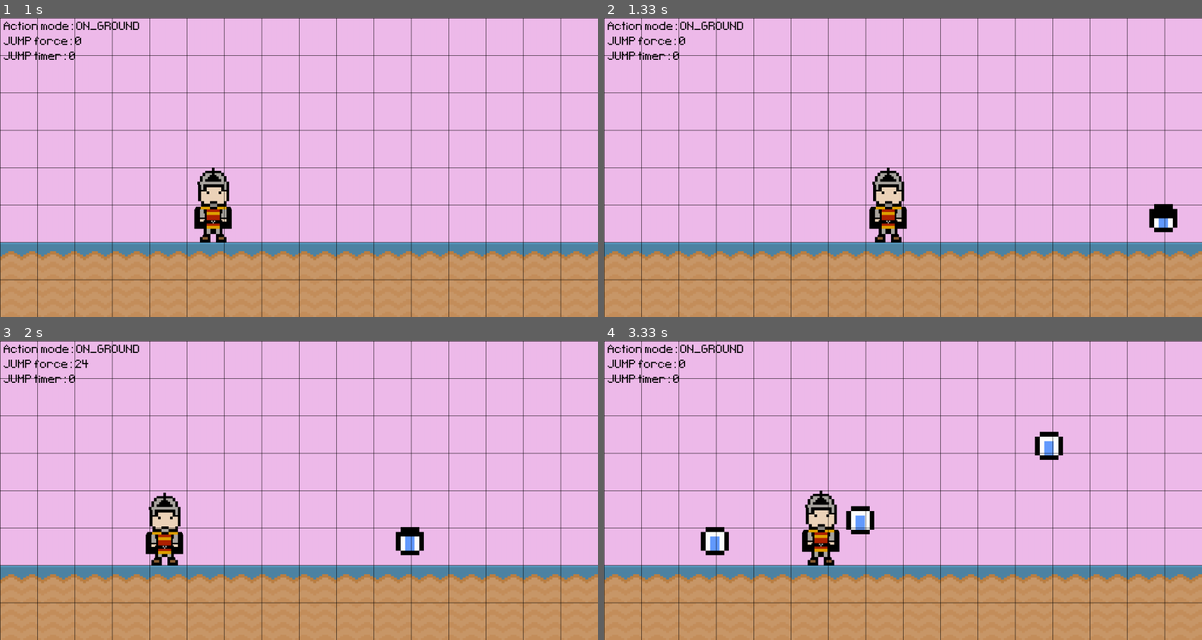
Above: before the commit, frames 1-4 (two rows, left to right).
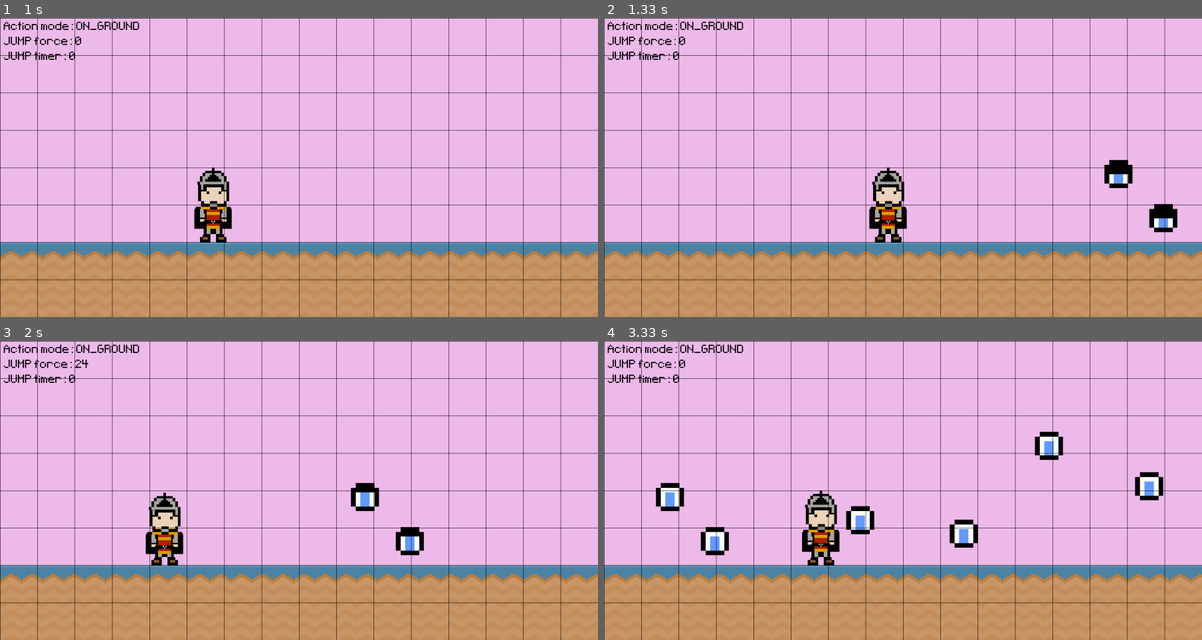
Above: after the commit, the same moments.

Repository: alo40/pygame_pininos
Game: pygame game, started from main_pininos.py
The game is run twice, just before and just after one commit, with the same random seed, the same clock (stepped at 60 frames per second) and the same inputs.
Inputs:
- Up to frame 1 (1 s): hold Right 0.33-0.8 s; hold Right from 0.83 s (still down)
- Up to frame 2 (1.33 s): release Right at 1.3 s
- Up to frame 3 (2 s): hold Left 1.33-1.87 s; hold Down from 1.9 s (still down)
- Up to frame 4 (3.33 s): release Down at 2.2 s; hold Left 2.23-2.63 s; hold Right 2.67-3.3 s

Frame 1 is identical in both runs. In frame 2, 0.4% of the frame differs, in the area x 83-89%, y 47-57%; in frame 3, 0.4%; in frame 4, 1.2%, in the area x 8-94%, y 43-70%.

Commit message:
added class Enemy

Diff:
--- a/main_pininos.py
+++ b/main_pininos.py
@@ -2,6 +2,7 @@
 from sys import exit
 from random import randint
 from enum import Enum
+
 
 class Hero(pg.sprite.Sprite):
 
@@ -16,7 +17,7 @@
         self.jump_velocity = 0
         self.jump_pixel = 0
         self.gravity = 10
-        self.action = action.ON_GROUND
+        self.action = Action.ON_GROUND
 
         # standing frames
         stand_01 = pg.image.load('graphics/soldier_simple_standing1.png').convert_alpha()
@@ -41,19 +42,17 @@
         jump_01 = pg.image.load('graphics/soldier_simple_jumping10.png').convert_alpha()  # jumping
         jumping_frames = [jump_01]
 
+        # concatenate all animation frames
         self.frames = standing_frames + crouching_frames + jumping_frames
         self.frame_index = 0
+
+        # create image and rect
         self.image = self.frames[self.frame_index]
-
-        self.image = pg.image.load('graphics/soldier_simple_standing1.png').convert_alpha()
         self.rect = self.image.get_rect(midbottom=(200, screen_height - ground_rect.height))
 
-    # def animation(self):
-    #     self.frame_index = 0
-    #     self.image = self.frames[self.frame_index]
-
     def update(self):
-        # self.standing()
+
+        # self.standing()  # used in the event: timer_hero_standing_animation
         self.walking()
         self.jumping()
 
@@ -67,8 +66,6 @@
 
     def walking(self):
 
-        # global screen_width, screen_height
-
         # get key
         keys = pg.key.get_pressed()
 
@@ -90,7 +87,7 @@
         keys = pg.key.get_pressed()
 
         # jump force
-        if keys[pg.K_DOWN] and self.action == action.ON_GROUND:
+        if keys[pg.K_DOWN] and self.action == Action.ON_GROUND:
             self.jump_force += 4  # force increase as long key held press
             if self.jump_force > self.jump_force_max:
                 self.jump_force = self.jump_force_max
@@ -100,10 +97,10 @@
             self.image = self.frames[self.frame_index]
             print(f'{self.frame_index}')
 
-        elif not self.action == action.JUMPING:
+        elif not self.action == Action.JUMPING:
             self.jump_velocity = self.jump_force
             self.jump_timer = 0.1  # initiate jump timer > 0
-            self.action = action.JUMPING
+            self.action = Action.JUMPING
             self.jump_force = 0  # reset after key release
 
         else:
@@ -112,7 +109,7 @@
             self.image = self.frames[self.frame_index]
 
         # update jump timer
-        if self.jump_timer > 0 and self.action == action.JUMPING:
+        if self.jump_timer > 0 and self.action == Action.JUMPING:
             self.jump_timer += 0.5
 
         # jump in pixels
@@ -123,11 +120,59 @@
         if self.rect.bottom >= screen_height - ground_rect.height:
             self.rect.bottom = screen_height - ground_rect.height
             self.jump_timer = 0  # reset jump timer
-            self.action = action.ON_GROUND
-
-
-# hero actions (using Enum)
-class action(Enum):
+            self.action = Action.ON_GROUND
+
+
+class Enemy(pg.sprite.Sprite):
+
+    def __init__(self, type):
+        super().__init__()
+
+        if type == 'enemy_01':
+
+            # enemy_01 frames
+            frame1 = pg.image.load('graphics/eye_sprite1.png').convert_alpha()
+            frame2 = pg.image.load('graphics/eye_sprite2.png').convert_alpha()
+            frame3 = pg.image.load('graphics/eye_sprite3.png').convert_alpha()
+            frame4 = pg.image.load('graphics/eye_sprite2.png').convert_alpha()
+
+            # concatenate frames
+            self.frames = [frame1, frame2, frame3, frame4]
+            self.frame_index = 0
+
+        else:  # other type of enemy can be used here
+            pass
+
+        # obstacle appear at random position
+        rand_position_x = randint(1200, 1800)
+        rand_position_y = screen_height - ground_rect.height - randint(0, 300)
+
+        # create Enemy_x image and rect
+        self.image = self.frames[self.frame_index]
+        self.rect = self.image.get_rect(bottomright=(rand_position_x, rand_position_y))
+
+    def update(self):
+
+        self.movement()
+        # more methods cann be added here
+
+    def movement(self):
+
+        self.rect.x -= move_speed
+
+    def animation(self):
+
+        # change enemy_01_frame_index: from 0 to 1 or form 1 to 0
+        self.frame_index += 1
+        if self.frame_index > len(self.frames) - 1:
+            self.frame_index = 0
+
+        # update enemy_01 surface
+        self.image = self.frames[self.frame_index]
+
+
+class Action(Enum):
+
     ON_GROUND = 1
     JUMPING = 2
     # FALLING = 3
@@ -167,8 +212,11 @@
 hero.add(Hero())
 
 # hero action init
-hero_action = action.ON_GROUND
-
+hero_action = Action.ON_GROUND
+
+# declare hero
+enemigo = pg.sprite.Group()
+#enemigo.add(Enemy('enemy_01'))
 
 # # create hero surface/rectangle
 # hero_frame0 = pg.image.load('graphics/soldier_simple_standing1.png').convert_alpha()  # standing
@@ -265,7 +313,7 @@
         ## TIMER EVENT: HERO STANDING ANIMATION ########################################
         if event.type == timer_hero_standing_animation \
                 and not game_over \
-                and hero.sprite.action == action.ON_GROUND \
+                and hero.sprite.action == Action.ON_GROUND \
                 and hero.sprite.jump_force == 0:  # to avoid conflict with crounch animtation
 
             # # change hero_frame_index: from 0 to 1 or form 1 to 0
@@ -282,6 +330,9 @@
         ## TIMER EVENT: ENEMY_01 SPAWN #################################################
         if event.type == timer_enemy_01_spawn and not game_over:
 
+            # add new element to Enemy class group 'enemigo'
+            enemigo.add(Enemy('enemy_01'))
+
             # obstacle appear at random position
             rand_position_x = randint(1200, 1800)
             rand_position_y = screen_height - ground_rect.height - randint(0, 300)
@@ -308,6 +359,12 @@
             # update enemy_01 surface
             enemy_01_surf = enemy_01_frames[enemy_01_frame_index]
 
+            # enemigo animation
+            if len(enemigo.sprites()) == 0:
+                pass
+            else:
+                enemigo.sprites()[0].animation()
+
 
     ####################################################################################
     # game mode: GAME OVER
@@ -337,14 +394,14 @@
         if keys[pg.K_SPACE]:
 
             # restart hero and enemies position
-            hero.rect.x = 200
-            hero.rect.bottom = screen_height - ground_rect.height
+            hero.sprite.rect.x = 200
+            hero.sprite.rect.bottom = screen_height - ground_rect.height
             # enemy_02_rect.x = 1000
 
             # restart jump parameters
-            hero.jump_velocity = 0
-            hero.jump_timer = 0
-            hero.jump_pixel = 0
+            hero.sprite.jump_velocity = 0
+            hero.sprite.jump_timer = 0
+            hero.sprite.jump_pixel = 0
 
             # reset game score
             game_score = 0
@@ -388,6 +445,10 @@
         hero.draw(screen)
         hero.update()
 
+        # draws class Enemy
+        enemigo.draw(screen)
+        enemigo.update()
+
         # # Get the state of the keyboard
         # keys = pg.key.get_pressed()
         #
@@ -398,7 +459,8 @@
         # # press keyboard right
         # elif keys[pg.K_RIGHT]:# and hero_action == action.ON_GROUND:
         #     hero_rect.x += move_speed
-        #
+        #    def animation(self):
+
         # # reset position if screen limit is reached
         # if hero_rect.left > screen_width: hero_rect.right = 0  # redraw hero on left end
         # if hero_rect.right < 0: hero_rect.left = screen_width  # # redraw hero on right end
